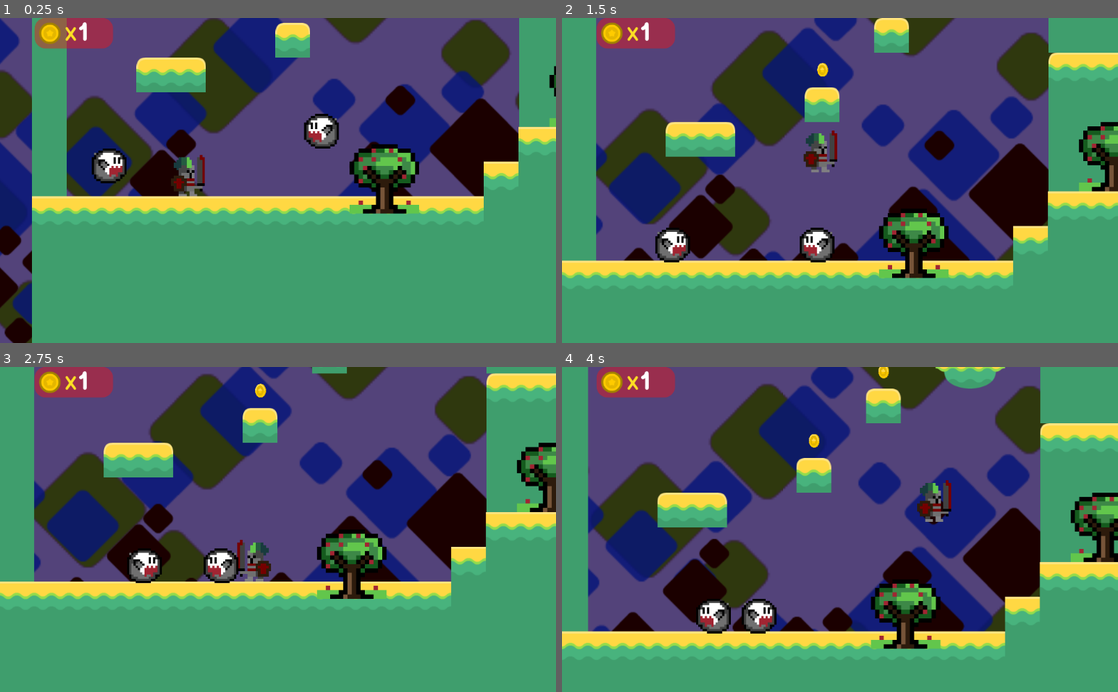
Above: before the commit, frames 1-4 (two rows, left to right).
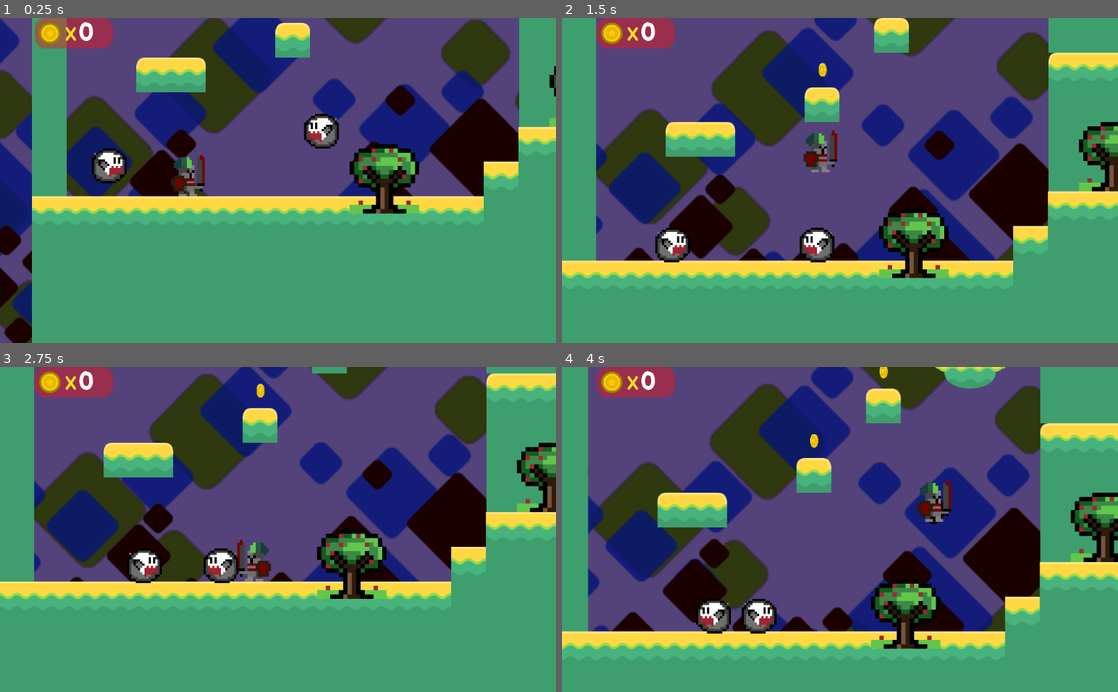
Above: after the commit, the same moments.

Repository: colin138/Godot_jump
Game: Godot game, scene res://Main.tscn
The game is run twice, just before and just after one commit, with the same random seed, the same clock (stepped at 60 frames per second) and the same inputs.
Inputs:
- Up to frame 1 (0.25 s): no input
- Up to frame 2 (1.5 s): hold D (move_right) from 0.53 s (still down); tap Space (jump) at 0.77 s
- Up to frame 3 (2.75 s): tap Space (jump) at 1.52 s; release D (move_right) at 2.03 s; hold A (move_left) from 2.03 s (still down)
- Up to frame 4 (4 s): release A (move_left) at 2.78 s; hold D (move_right) from 2.78 s (still down); tap Space (jump) at 3.02, 3.77 s

The runs differ from the first frame. In frame 1, less than 0.1% of the frame differs, in the area x 14-17%, y 1-8%; in frame 2, 0.1%; in frame 3, 0.1%; in frame 4, 0.2%, in the area x 14-59%, y 0-25%.

Commit message:
fixed enemy collision

Diff:
--- a/coin.tscn
+++ b/coin.tscn
@@ -46,6 +46,7 @@
 }
 
 [node name="coin" type="Area2D"]
+collision_layer = 8
 script = ExtResource( 2 )
 
 [node name="AnimatedSprite" type="AnimatedSprite" parent="."]
@@ -53,6 +54,7 @@
 scale = Vector2( 0.297619, 0.297619 )
 frames = SubResource( 5 )
 animation = "spin"
+frame = 1
 playing = true
 
 [node name="AnimationPlayer" type="AnimationPlayer" parent="."]
